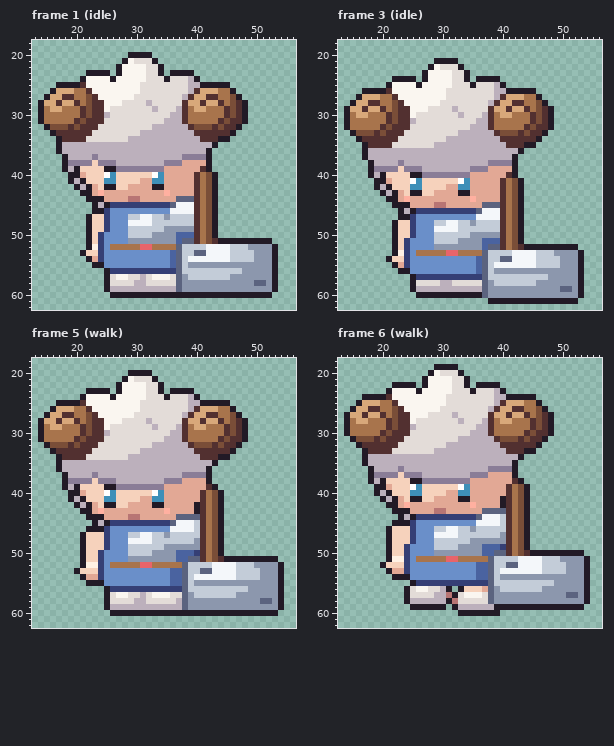
Pixel-art file -- projects/pixelart-character/sprites/goat_warrior.aseprite. The first picture shows the starting point.
64x64 pixels, 12 frames. Shown: frame 1 (idle): x 13..56, y 18..62; frame 3 (idle): x 13..56, y 18..62; frame 5 (walk): x 13..56, y 18..62; frame 6 (walk): x 13..56, y 18..62. The commit also changed other frames, which this record leaves out.
And afterwards:
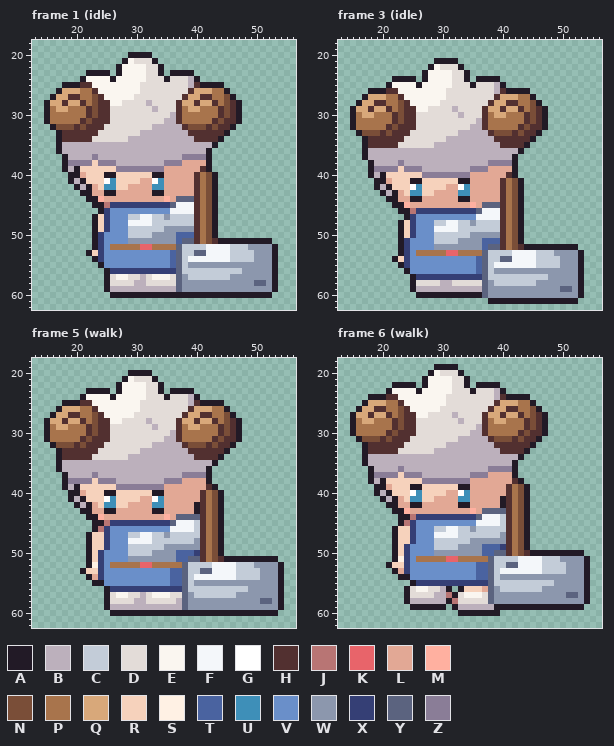
Palette (. is transparent): A #221a26  B #bcb0bc  C #c3ccd8  D #e3dcd8  E #faf6f0  F #f4f7fa  G #ffffff  H #523030  J #b87574  K #e8646a  L #e2a895  M #ffb0a0  N #7a4e38  P #a8744c  Q #d8a87a  R #f6d2bc  S #fff1e4  T #4a63a0  U #3e8fb8  V #6a8fc9  W #8c97ad  X #353f75  Y #5b637f  Z #8a7d97
The edit:
Changed rows in their new state; - is an unchanged pixel.
Frame 1 (idle), layers "horns", "body":
first column x 14:
25 ---.----H-----------------H----.---
26 --.A--Q-PH---------------HQ--P-A.--
27 -.A-Q-H-PNH-------------HQ-H-P-NA.-
28 .A-QH-QHPN-H-----------HQ-HQ-HPNHA.
29 .AP-Q--PHN-H-----------HPQ-P--HNHA.
30 .A-----PHN-H-----------HP-----HNHA.
31 .A----PHN--H-----------HP----HNH-A.
32 -.A--NHN--H-------------HN--HNH-A.-
33 --.A-----H---------------H-----A.--
34 --------H-----------------H----.---
first column x 21:
39 ----RR---------
40 ----AA------AA-
41 ----G-------G--
42 ----UU------UU-
43 ---LAA------AAL
44 ---M----LL----M
45 ---AJ----------
46 --.------------
47 -.A------------
48 -.A------------
49 -.A------------
50 -.A------------
51 -.A------------
52 -.A------------
53 .A-------------
54 -.A------------
55 --.------------
Frame 3 (idle), layers "horns", "body":
first column x 14:
26 ---.----H-----------------H----.---
27 --.A--Q-PH---------------HQ--P-A.--
28 -.A-Q-H-PNH-------------HQ-H-P-NA.-
29 .A-QH-QHPN-H-----------HQ-HQ-HPNHA.
30 .AP-Q--PHN-H-----------HPQ-P--HNHA.
31 .A-----PHN-H-----------HP-----HNHA.
32 .A----PHN--H-----------HP----HNH-A.
33 -.A--NHN--H-------------HN--HNH-A.-
34 --.A-----H---------------H-----A.--
35 --------H-----------------H----.---
first column x 21:
40 ----RR---------
41 ----AA------AA-
42 ----G-------G--
43 ----UU------UU-
44 ---LAA------AAL
45 ---M----LL----M
46 ---AJ----------
47 --.------------
48 -.A------------
49 -.A------------
50 -.A------------
51 -.A------------
52 -.A------------
53 -.A------------
54 .A-------------
55 -.A------------
56 --.------------
Frame 5 (walk), layers "horns", "body":
first column x 14:
25 ---.----H-----------------H----.---
26 --.A--Q-PH---------------HQ--P-A.--
27 -.A-Q-H-PNH-------------HQ-H-P-NA.-
28 .A-QH-QHPN-H-----------HQ-HQ-HPNHA.
29 .AP-Q--PHN-H-----------HPQ-P--HNHA.
30 .A-----PHN-H-----------HP-----HNHA.
31 .A----PHN--H-----------HP----HNH-A.
32 -.A--NHN--H-------------HN--HNH-A.-
33 --.A-----H---------------H-----A.--
34 --------H-----------------H----.---
first column x 20:
39 -----RR---------
40 -----AA------AA-
41 -----G-------G--
42 -----UU------UU-
43 ----LAA------AAL
44 ----M----LL----M
45 ----AJ----------
46 --.-J-----------
47 -.A-------------
48 -.A-------------
49 -.A-------------
50 -.A-------------
51 -.A-------------
52 -.A-------------
53 .A--------------
54 -.A-------------
55 --.-------------
Frame 6 (walk), layers "horns", "body":
first column x 14:
24 ---.----H-----------------H----.---
25 --.A--Q-PH---------------HQ--P-A.--
26 -.A-Q-H-PNH-------------HQ-H-P-NA.-
27 .A-QH-QHPN-H-----------HQ-HQ-HPNHA.
28 .AP-Q--PHN-H-----------HPQ-P--HNHA.
29 .A-----PHN-H-----------HP-----HNHA.
30 .A----PHN--H-----------HP----HNH-A.
31 -.A--NHN--H-------------HN--HNH-A.-
32 --.A-----H---------------H-----A.--
33 --------H-----------------H----.---
first column x 20:
38 -----RR---------
39 -----AA------AA-
40 -----G-------G--
41 -----UU------UU-
42 ----LAA------AAL
43 ----M----LL----M
44 ----AJ----------
45 --.-J-----------
46 -.A-------------
47 -.A-------------
48 -.A-------------
49 -.A-------------
50 -.A-------------
51 -.A-------------
52 .A--------------
53 -.A-------------
54 --.-------------
